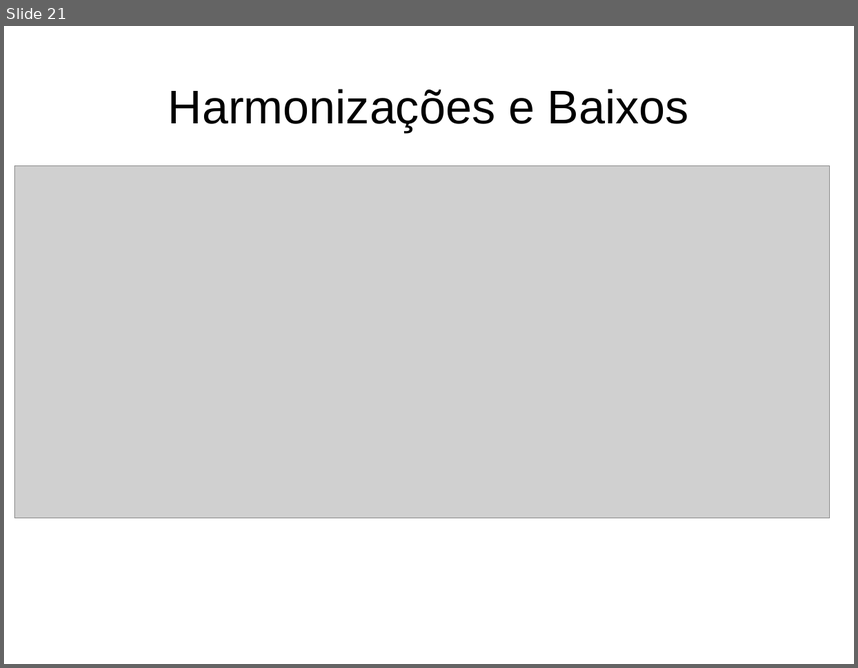
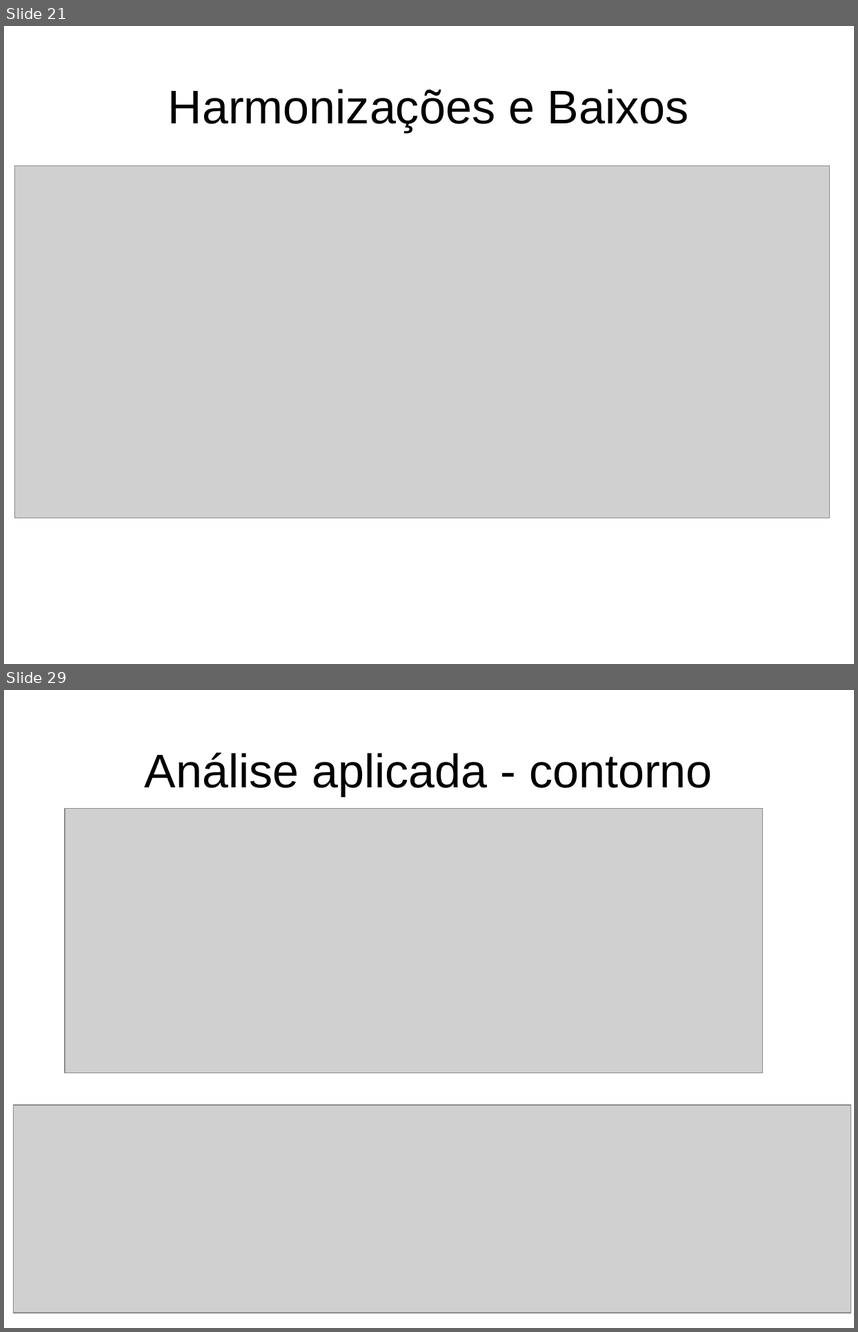
Before and after one commit to glerm/luteria, a slide deck: slides/banca.odp. Shown one above the other, each under a label of ours: slide 21 before the commit, slides 21 and 29 after it; the slides between them are not shown. The pictures are 858x668 and 858x1332 pixels, drawn with LibreOffice and Linux fonts; fonts in the diff are those of the drawing; grey boxes stand for pictures. Boxes give left, top, right and bottom in pixels: in the first picture for what was removed or moved away, otherwise in the second. Text is boxed around its words. In the diff, an @@ line names an element or a change of style, - is before the commit and + after.

```diff
--- a/slides/banca.odp
+++ b/slides/banca.odp
@@ slide 29 added at (4,690,854,1328), background #FFFFFF @@
@@ title added at (145,752,713,796), 44 pt, text #000000 @@
+Análise aplicada - contorno
@@ picture added at (65,809,764,1073) @@
@@ picture added at (13,1105,852,1312) @@
```
Also in this commit, not shown: 19 other slides added, 2 other files.
